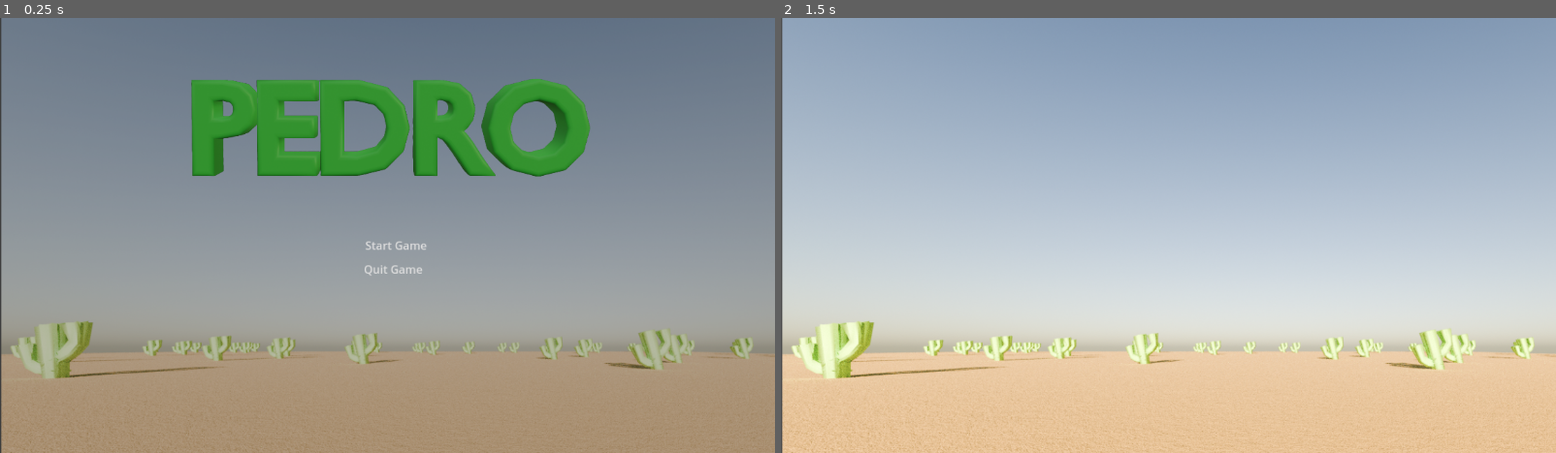
Above: before the commit, frames 1-2 (left to right).
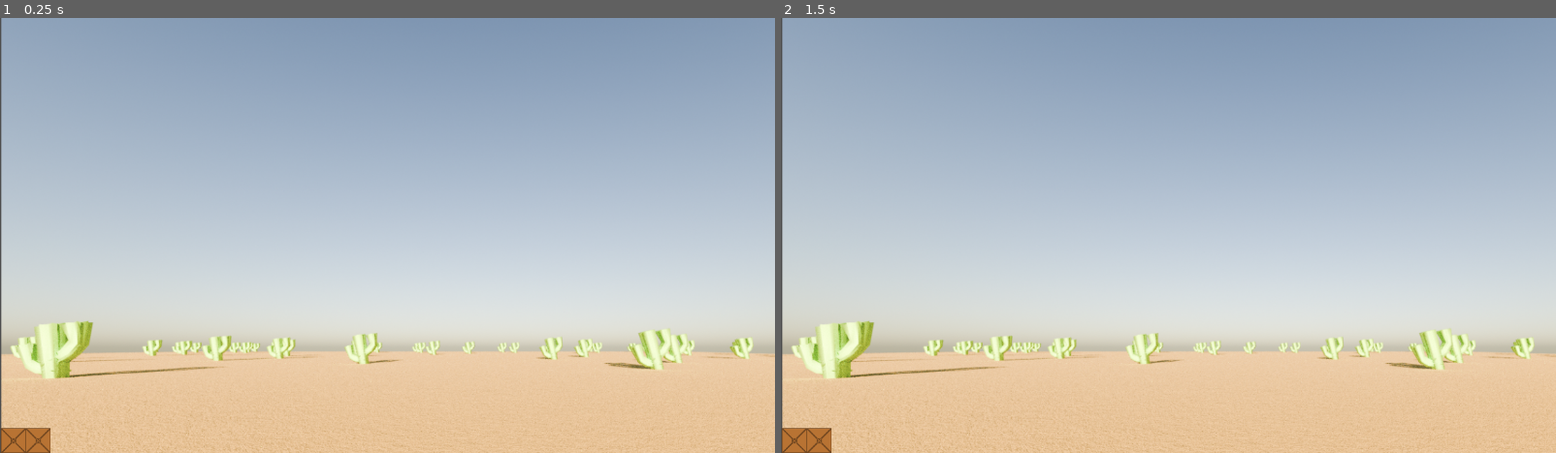
Above: after the commit, the same moments.

Repository: Burns3y/Pedro
Game: Godot game, scene res://scenes/levels/level 1.tscn
Same seed, same stepped clock (60 frames per second), same inputs: the game is played once before the commit and once after it.
Inputs (mouse positions are in pixels of both pictures, inside the frame that each line leads up to):
- Up to frame 1 (0.25 s): no input
- Up to frame 2 (1.5 s): click (1176, 244) at 0.5 s, where only the run before the commit has a clickable "Start Game"; tap Enter at 1.25 s

The runs differ from the first frame. In frame 1, 100% of the frame differs, in the area x 0-100%, y 0-100%; in frame 2, 0.4%.

Commit message:
Tested tileset
Changed the scale so that the tiles are sized appropriately

Diff:
--- a/scenes/levels/level 1.tscn
+++ b/scenes/levels/level 1.tscn
@@ -2135,8 +2135,11 @@
 texture = ExtResource("2_llwn8")
 
 [node name="Start_Screen" parent="PedroBg3" instance=ExtResource("1_pf7gu")]
+visible = false
 position = Vector2(-587.226, -389.907)
 
 [node name="TileMap" type="TileMap" parent="."]
+scale = Vector2(0.1, 0.1)
 tile_set = SubResource("TileSet_1ypu3")
 format = 2
+layer_0/tile_data = PackedInt32Array(-1881123998, 1, 0, 1288843817, 1, 0, 25755660, 1, 1, 25755683, 1, 1)
